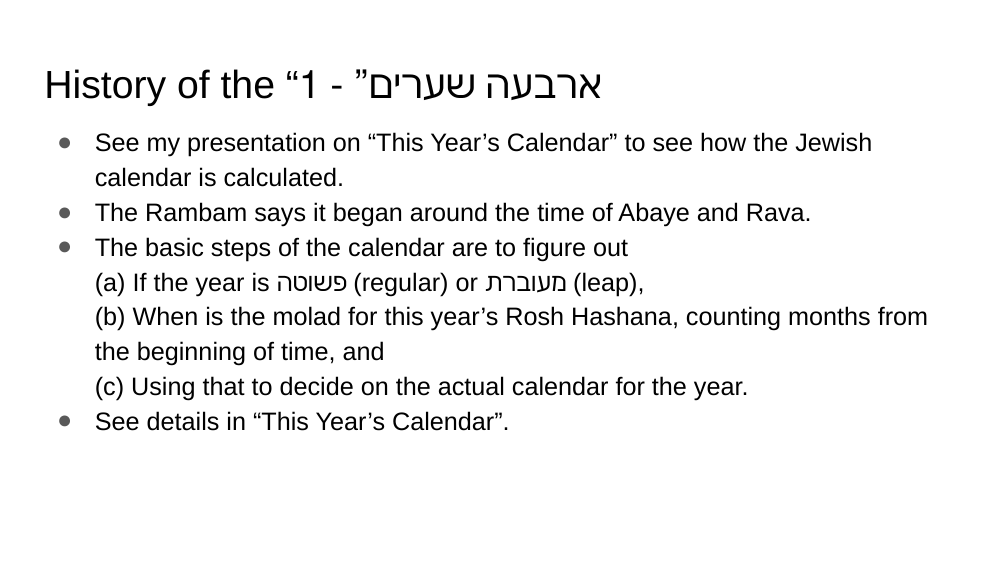
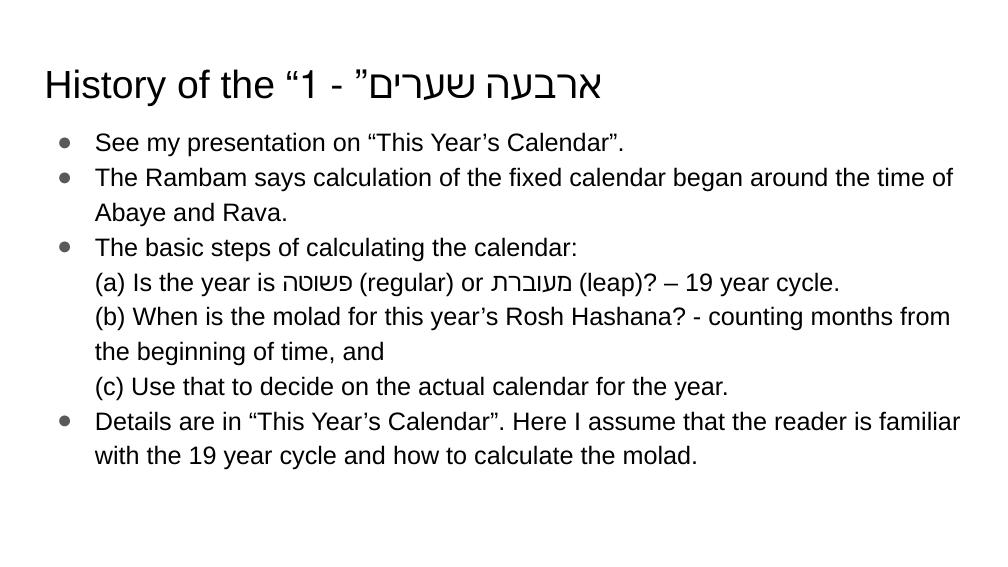
Before and after one commit to MichoelR/Keviyus, a slide deck: slide 3 of FourGates/FourGates.pptx. Drawn at 1008x567 pixels with LibreOffice and Linux fonts; fonts in the diff are those of the drawing. Boxes give left, top, right and bottom in pixels: in the first picture for what was removed or moved away, otherwise in the second. Text is boxed around its words. In the diff, an @@ line names an element or a change of style, - is before the commit and + after.

```diff
--- a/FourGates/FourGates.pptx
+++ b/FourGates/FourGates.pptx
@@ text at <box>95,132,960,470</box>: text changed @@
-● See my presentation on “This Year’s Calendar” to see how the Jewish calendar is calculated.
-● The Rambam says it began around the time of Abaye and Rava.
-● The basic steps of the calendar are to figure out
-  (a) If the year is פשוטה (regular) or מעוברת (leap),
-  (b) When is the molad for this year’s Rosh Hashana, counting months from the beginning of time, and
-  (c) Using that to decide on the actual calendar for the year.
-● See details in “This Year’s Calendar”.
+● See my presentation on “This Year’s Calendar”.
+● The Rambam says calculation of the fixed calendar began around the time of Abaye and Rava.
+● The basic steps of calculating the calendar:
+  (a) Is the year is פשוטה (regular) or מעוברת (leap)? – 19 year cycle.
+  (b) When is the molad for this year’s Rosh Hashana? - counting months from the beginning of time, and
+  (c) Use that to decide on the actual calendar for the year.
+● Details are in “This Year’s Calendar”. Here I assume that the reader is familiar with the 19 year cycle and how to calculate the molad.
```
Also in this commit, not shown: 24 other slides changed.
